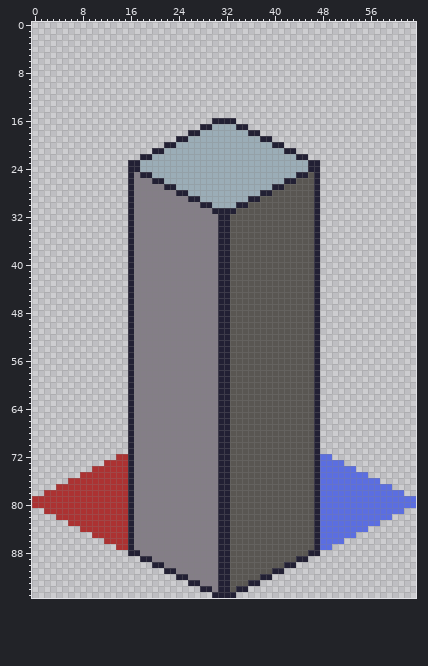
One commit to this sprite sheet: assets/temp_tiles/Sewers_wall96_2.png. The picture above was drawn from the file before the commit.
The file is 64x96 pixels.
Once edited:
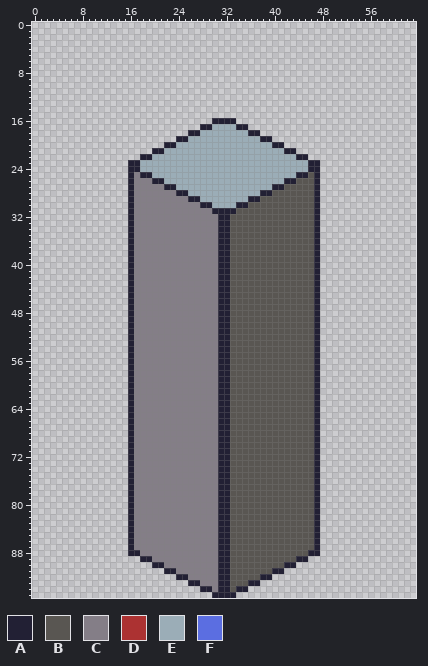
Palette (. is transparent): A #222034  B #595652  C #847e87  D #ac3232  E #9badb7  F #5b6ee1
The edit:
The edit erases colour D in row 72 at x 14 to 15; in row 73 at x 12 to 15; in row 74 at x 10 to 15; in row 75 at x 8 to 15; in row 76 at x 6 to 15; in row 77 at x 4 to 15.
The edit erases colour D in row 78 at x 2 to 15; in rows 79 to 80 at x 0 to 15; in row 81 at x 2 to 15; in row 82 at x 4 to 15; in row 83 at x 6 to 15; in row 84 at x 8 to 15.
The edit erases colour D in row 85 at x 10 to 15; in row 86 at x 12 to 15; in row 87 at x 14 to 15.
The edit erases colour F in row 72 at x 48 to 49; in row 73 at x 48 to 51; in row 74 at x 48 to 53; in row 75 at x 48 to 55; in row 76 at x 48 to 57; in row 77 at x 48 to 59.
The edit erases colour F in row 78 at x 48 to 61; in rows 79 to 80 at x 48 to 63; in row 81 at x 48 to 61; in row 82 at x 48 to 59; in row 83 at x 48 to 57; in row 84 at x 48 to 55.
The edit erases colour F in row 85 at x 48 to 53; in row 86 at x 48 to 51; in row 87 at x 48 to 49.
Where, in picture pixels (left, top, right, bottom), the same in both pictures:
erased: (32, 454, 128, 550)
erased: (320, 454, 416, 550)
